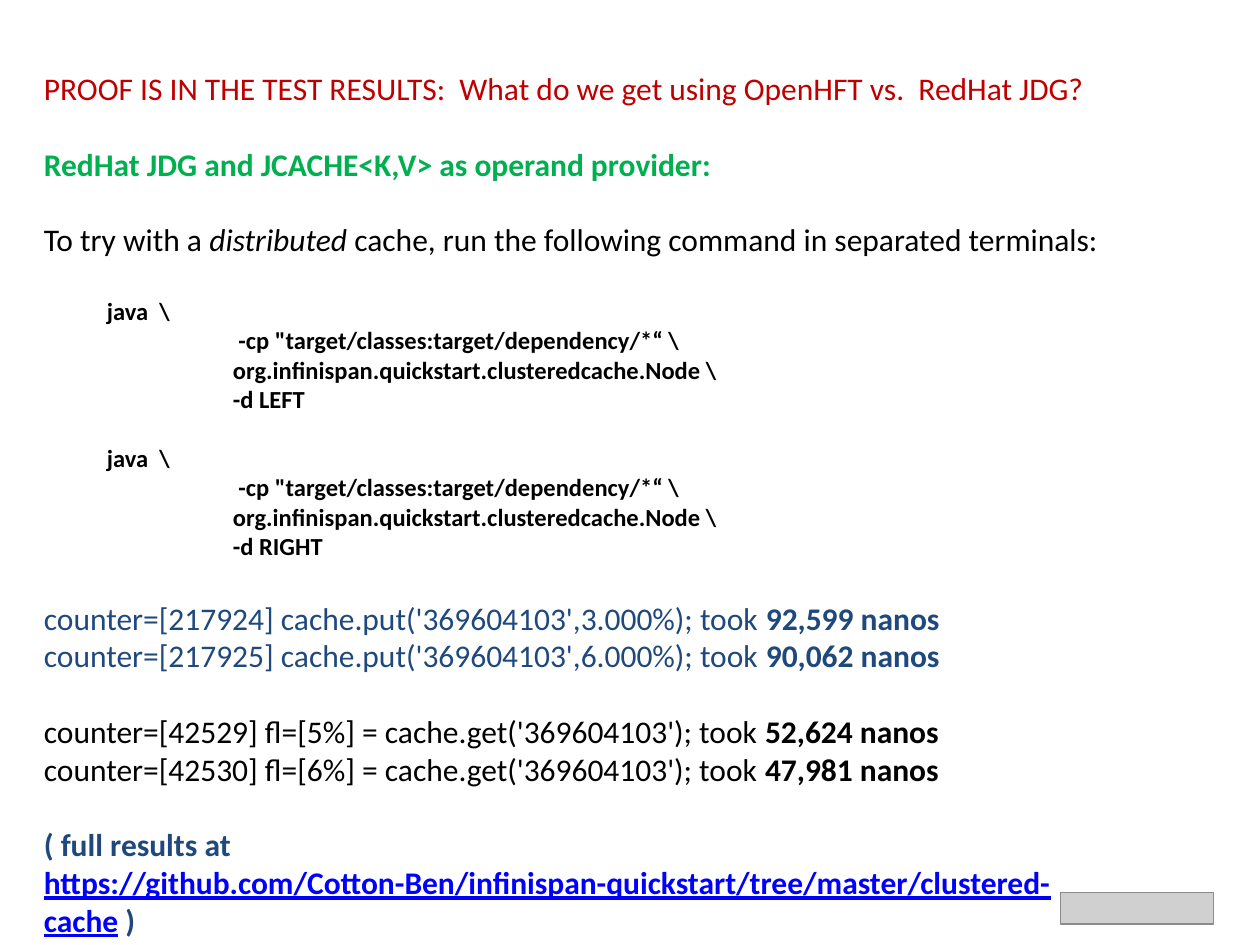
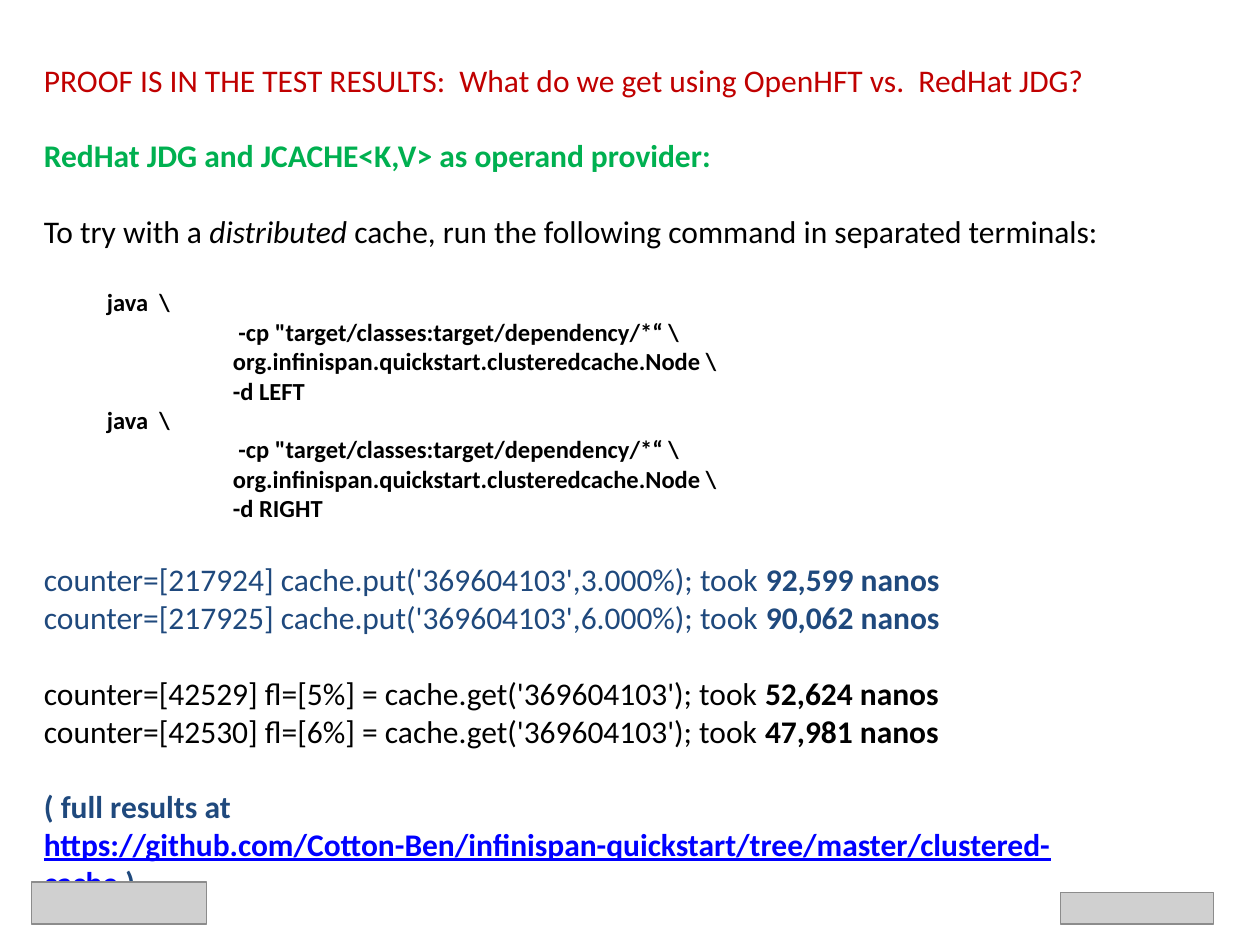
Before and after one commit to Cotton-Ben/infinispan-quickstart, a slide deck: slide 34 of doc/OpenHFT-presented-2Java-SIG-Nov-13-AND-HZ-Nov-18pptx.pptx. Drawn at 1260x945 pixels with LibreOffice and Linux fonts; fonts in the diff are those of the drawing; grey boxes stand for pictures. Boxes give left, top, right and bottom in pixels: in the first picture for what was removed or moved away, otherwise in the second. Text is boxed around its words. In the diff, an @@ line names an element or a change of style, - is before the commit and + after.

```diff
--- a/doc/OpenHFT-presented-2Java-SIG-Nov-13-AND-HZ-Nov-18pptx.pptx
+++ b/doc/OpenHFT-presented-2Java-SIG-Nov-13-AND-HZ-Nov-18pptx.pptx
@@ text "PROOF IS IN THE TEST ..." rewrapped from bbox=[44, 78, 1098, 937] to bbox=[44, 70, 1098, 883] @@
@@ picture added at bbox=[32, 882, 207, 924] @@
```
Also in this commit, not shown: 36 other slides changed.
